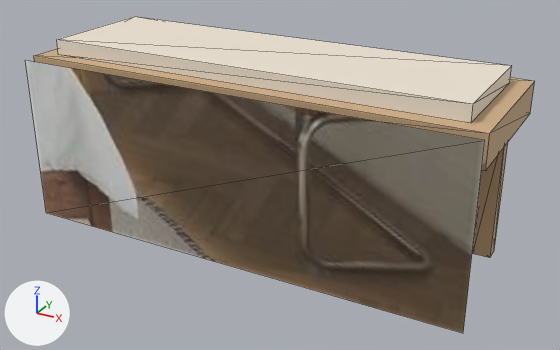
Two versions of the glTF model storage/picture/mocan-49.glb, one commit apart.
Both versions are drawn from a 50 mm camera at (0.926, -1.635, 0.982) aimed at (0.041, -0.026, 0.178). The axes (+X, +Y, +Z) are drawn at lower left. The lights are the same throughout. The first picture is the older version. Mesh edges are drawn as thin lines. Vertices at exactly the same position are counted once.

Names of what the first picture shows: 'furniture'.
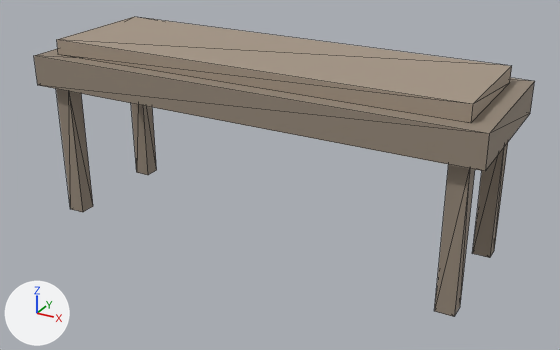
Where the change shows, as pixel boxes (x1, y1, x2, y2) in the pictures (560 x 350 px):
'furniture', recoloured, reshaped (darker)
    before: (26, 17, 535, 333)
    after: (34, 17, 535, 317)
part 1 of me_mesh_0, deleted (brown)
    before: (26, 60, 485, 333)

Edits to the bpy script that builds the scene:
```text
Change mat_wood:
    mat_wood.base_color: (0.62, 0.42, 0.24) -> (0.298, 0.243, 0.188)  # beige #cead86 -> brown #948778
Change mat_cushion:
    mat_cushion.base_color: (0.86, 0.78, 0.66) -> (0.384, 0.31, 0.239)  # pale yellow #efe5d4 -> beige #a79786
Change me_mesh_0:
    used by ob_furniture; location = (0.0, 0.0, 0.0)
    remove me_mesh_0.from_pydata(...)  # 52 vertices, 74 faces; spans x -0.6..0.6, y -0.23..0.2, z 0.0..0.49
    add me_mesh_0.from_pydata(...)  # 48 vertices, 72 faces; spans x -0.6..0.6, y -0.2..0.2, z 0.0..0.49
    me_mesh_0 part 1: the loose piece of 4 vertices spanning x -0.6..0.6, y -0.23, z 0.004..0.446 is deleted
    remove me_mesh_0.materials.append(mat_photo)  # picture img_image_0
```
